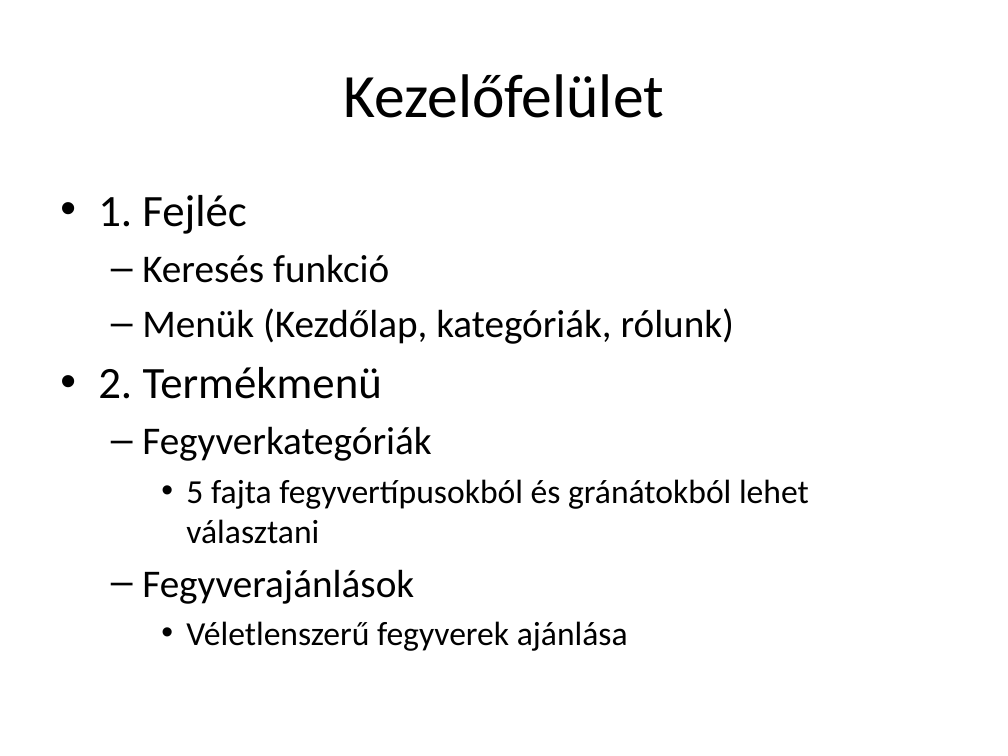
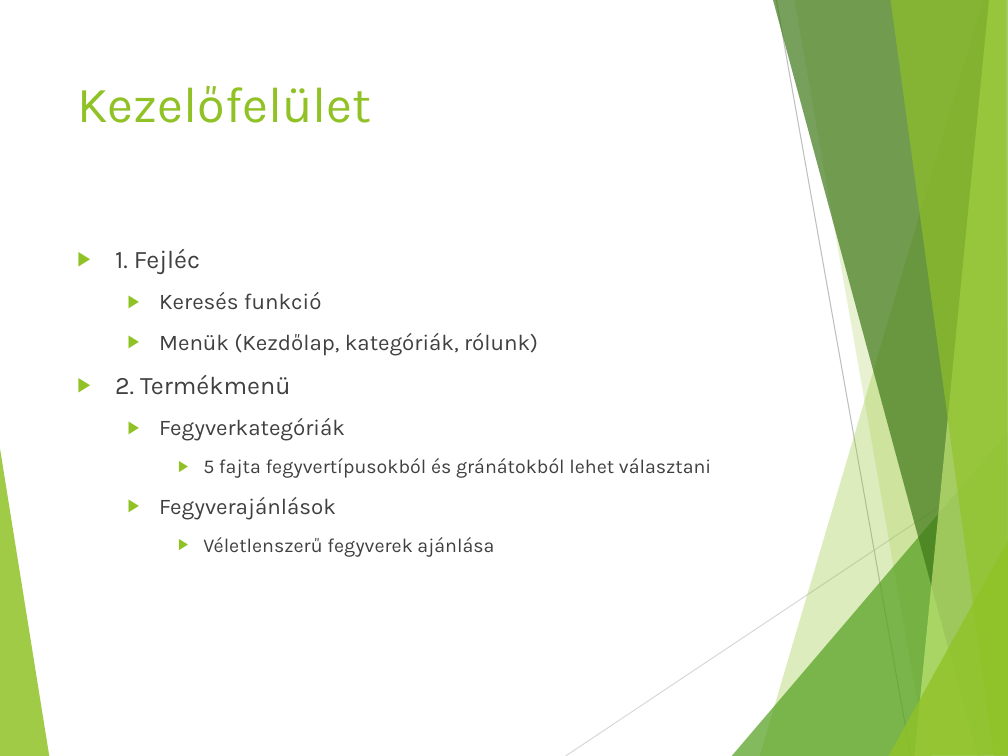
Before and after one commit to Gabi4555/Vizsga_Project, a slide deck: slide 9 of Szoftverfejlesztő- és tesztelő vizsgaremek.pptx. Drawn at 1008x756 pixels with LibreOffice and Linux fonts; fonts in the diff are those of the drawing. Boxes give left, top, right and bottom in pixels: in the first picture for what was removed or moved away, otherwise in the second. Text is boxed around its words. In the diff, an @@ line names an element or a change of style, - is before the commit and + after.

```diff
--- a/Szoftverfejlesztő- és tesztelő vizsgaremek.pptx
+++ b/Szoftverfejlesztő- és tesztelő vizsgaremek.pptx
@@ title "Kezelőfelület": place and size @@
-title "Kezelőfelület" at box(344, 74, 665, 118)
+title "Kezelőfelület" at box(77, 86, 371, 123)
@@ title "Kezelőfelület" at box(77, 86, 371, 123): size 44 to 36 pt, font Calibri to Karla, text colour #000000 to #90C226; alignment centre to left; vertical alignment middle to top @@
@@ text "1. Fejléc": place and size @@
-text "1. Fejléc" at box(98, 195, 809, 651)
+text "1. Fejléc" at box(115, 249, 711, 557)
@@ text "1. Fejléc" at box(115, 249, 711, 557): size 32 to 18 pt in "1. Fejléc", "2. Termékmenü"; font Calibri to Karla, text colour #000000 to #404040; size 28 to 16 pt in "Keresés funkció", "Menük (Kezdőlap, kategóriák, rólunk)", "Fegyverkategóriák", "Fegyverajánlások"; size 24 to 14 pt in "5 fajta fegyvertípusokból és gránátokból lehet választani", "Véletlenszerű fegyverek ajánlása"; bullet • to ▶; more space between paragraphs; bullet – to ▶ @@
@@ group added at box(0, 0, 1008, 756): 8 freeform shapes, 2 lines @@
```
Also in this commit, not shown: 11 other slides changed, 1 other file.
